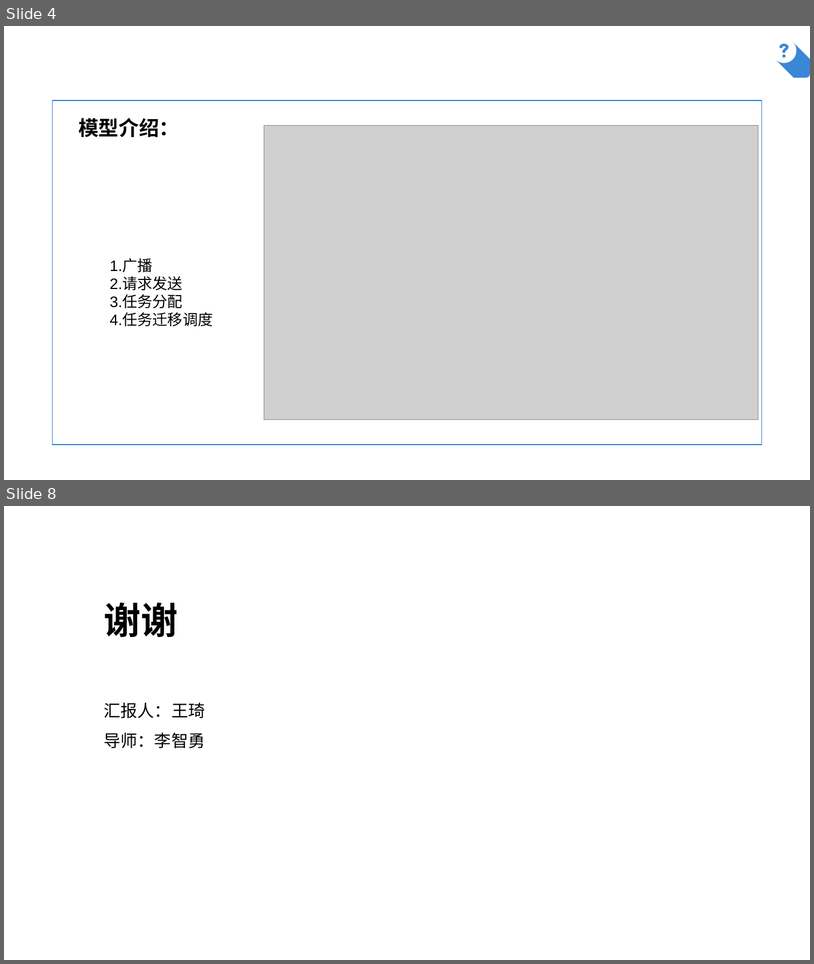
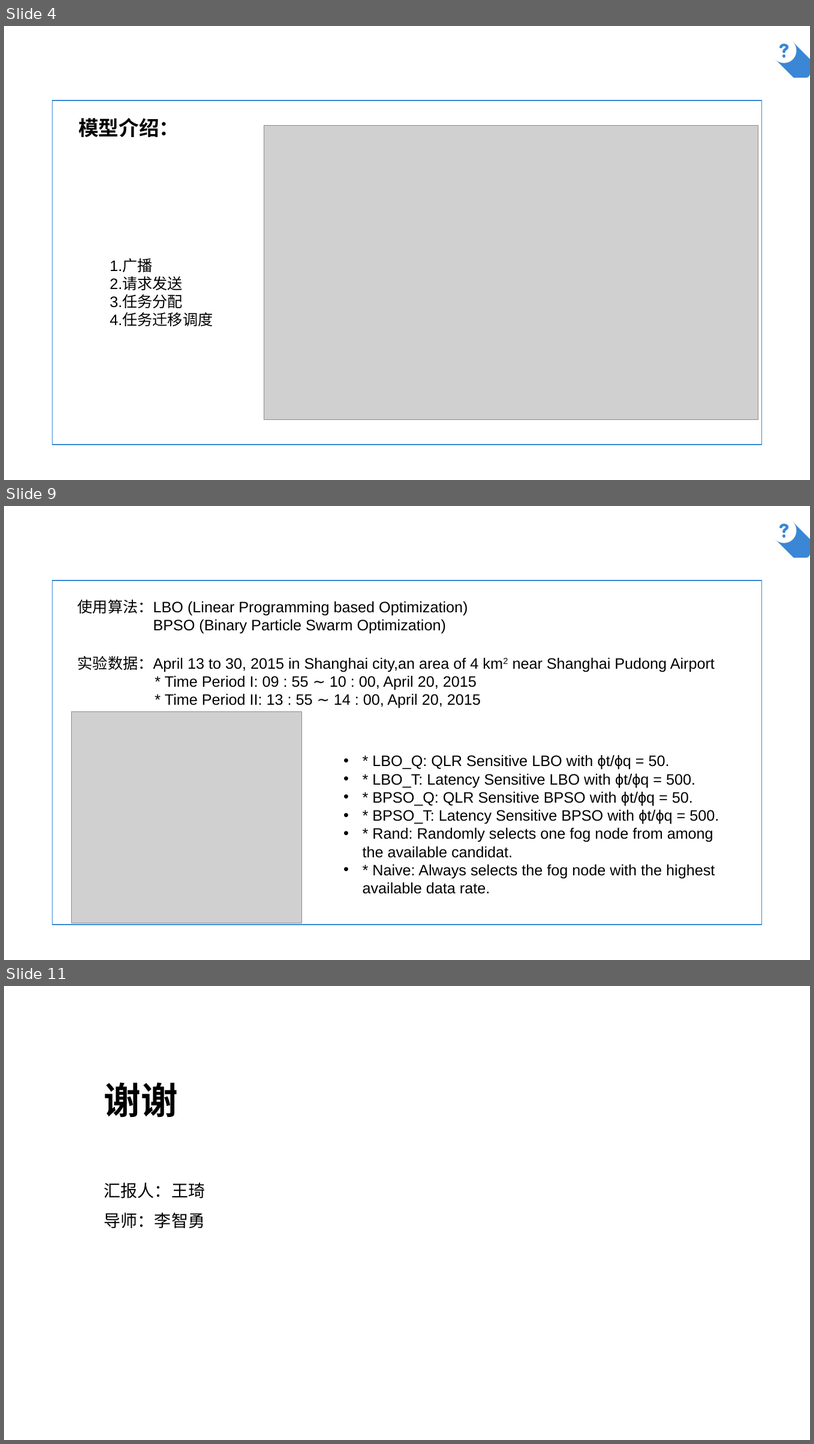
Before and after one commit to AlfredChiang/Mobile-Edge-Computing, a slide deck: Folo Latency andQuality Optimized Task Allocation in Vehicular Fog Computing/2018-11-20.pptx. Shown one above the other, each under a label of ours: slides 4 and 8 before the commit, slides 4, 9 and 11 after it; the slides between them are not shown. The pictures are 814x964 and 814x1444 pixels, drawn with LibreOffice and Linux fonts; fonts in the diff are those of the drawing; grey boxes stand for pictures; background and template pictures are left out. Boxes give left, top, right and bottom in pixels: in the first picture for what was removed or moved away, otherwise in the second. Text is boxed around its words. In the diff, an @@ line names an element or a change of style, - is before the commit and + after.

```diff
--- a/Folo Latency andQuality Optimized Task Allocation in Vehicular Fog Computing/2018-11-20.pptx
+++ b/Folo Latency andQuality Optimized Task Allocation in Vehicular Fog Computing/2018-11-20.pptx
@@ slide 9 added at (4, 506, 810, 960), background picture (left out) @@
@@ line added from (755, 555) to (755, 513), #FFFFFF 2.25 pt @@
@@ freeform shape added at (772, 518, 797, 543), fill #FFFFFF @@
@@ freeform shape added at (776, 522, 810, 558), fill #3B87D5 @@
@@ parallelogram added at (53, 580, 762, 925), outline #3B87D5 1 pt @@
@@ text added at (78, 599, 468, 634), 18 pt, text #000000 @@
+使用算法：LBO (Linear Programming based Optimization)
+BPSO (Binary Particle Swarm Optimization)
@@ text added at (78, 655, 715, 708), 18 pt, text #000000 @@
+实验数据：April 13 to 30, 2015 in Shanghai city,an area of 4 km2 near Shanghai Pudong Airport
+* Time Period I: 09 : 55 ∼ 10 : 00, April 20, 2015
+* Time Period II: 13 : 55 ∼ 14 : 00, April 20, 2015
@@ picture added at (72, 712, 302, 923) @@
@@ text added at (363, 754, 719, 894), 18 pt, text #000000 @@
+• * LBO_Q: QLR Sensitive LBO with ϕt/ϕq = 50.
+• * LBO_T: Latency Sensitive LBO with ϕt/ϕq = 500.
+• * BPSO_Q: QLR Sensitive BPSO with ϕt/ϕq = 50.
+• * BPSO_T: Latency Sensitive BPSO with ϕt/ϕq = 500.
+• * Rand: Randomly selects one fog node from among the available candidat.
+• * Naive: Always selects the fog node with the highest available data rate.
@@ what was slide 8 is now slide 11 @@
```
Also in this commit, not shown: 3 slides changed, 3 other slides added, 1 slide removed.
